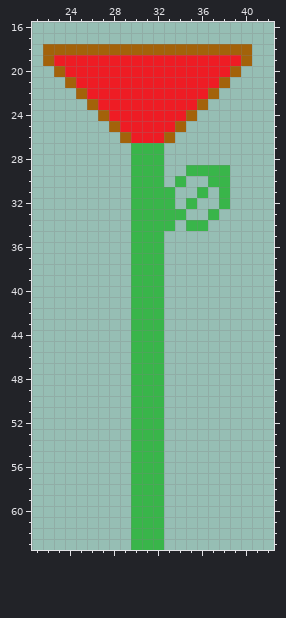
One commit to this pixel-art sprite: Game/sprites/spr_debug_plent/b3fb0fab-0ab1-4d30-8049-5670d1086b94.png. Above: the version before the commit.
The file is 64x64 pixels. Shown: x 21..42, y 16..63.
Once edited:
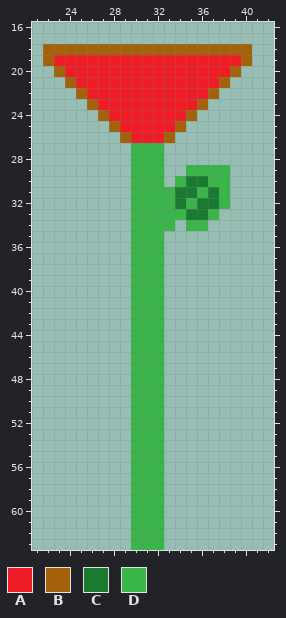
Palette (. is transparent): A #ee1c24  B #a3620a  C #197b30  D #39b54a
Diff:
@@ x 32..39 @@
 29 D..DDDD.
-30 D.D..DD.
-31 DD..D.D.
-32 DD.D..D.
-33 DDD..D..
+30 D.DCCDD.
+31 DDCCDCD.
+32 DDCDCCD.
+33 DDDCCD..
 34 DD.DD...
Boxes around the changes in both pictures, in picture pixels (x1, y1, x2, y2):
added: (175, 176, 219, 220)
